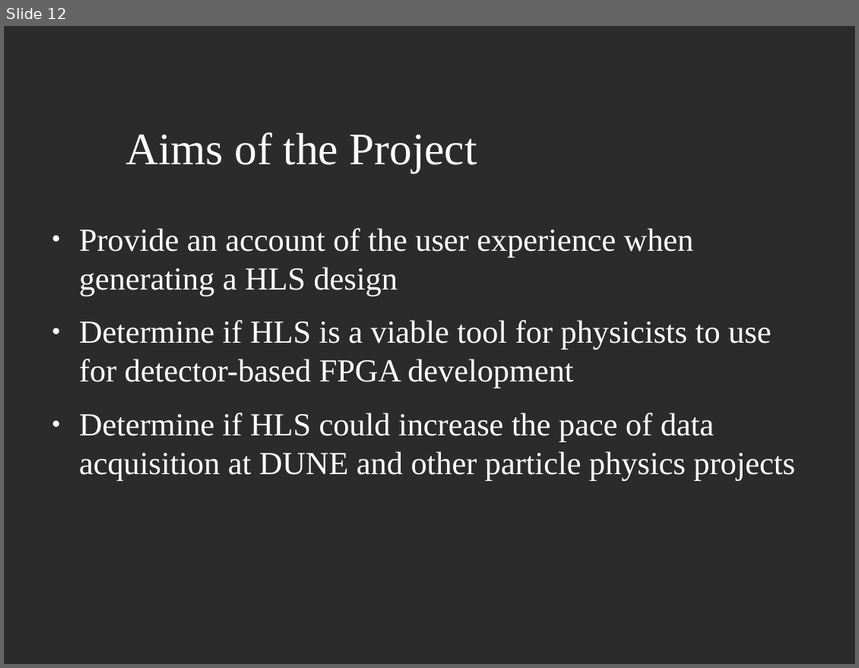
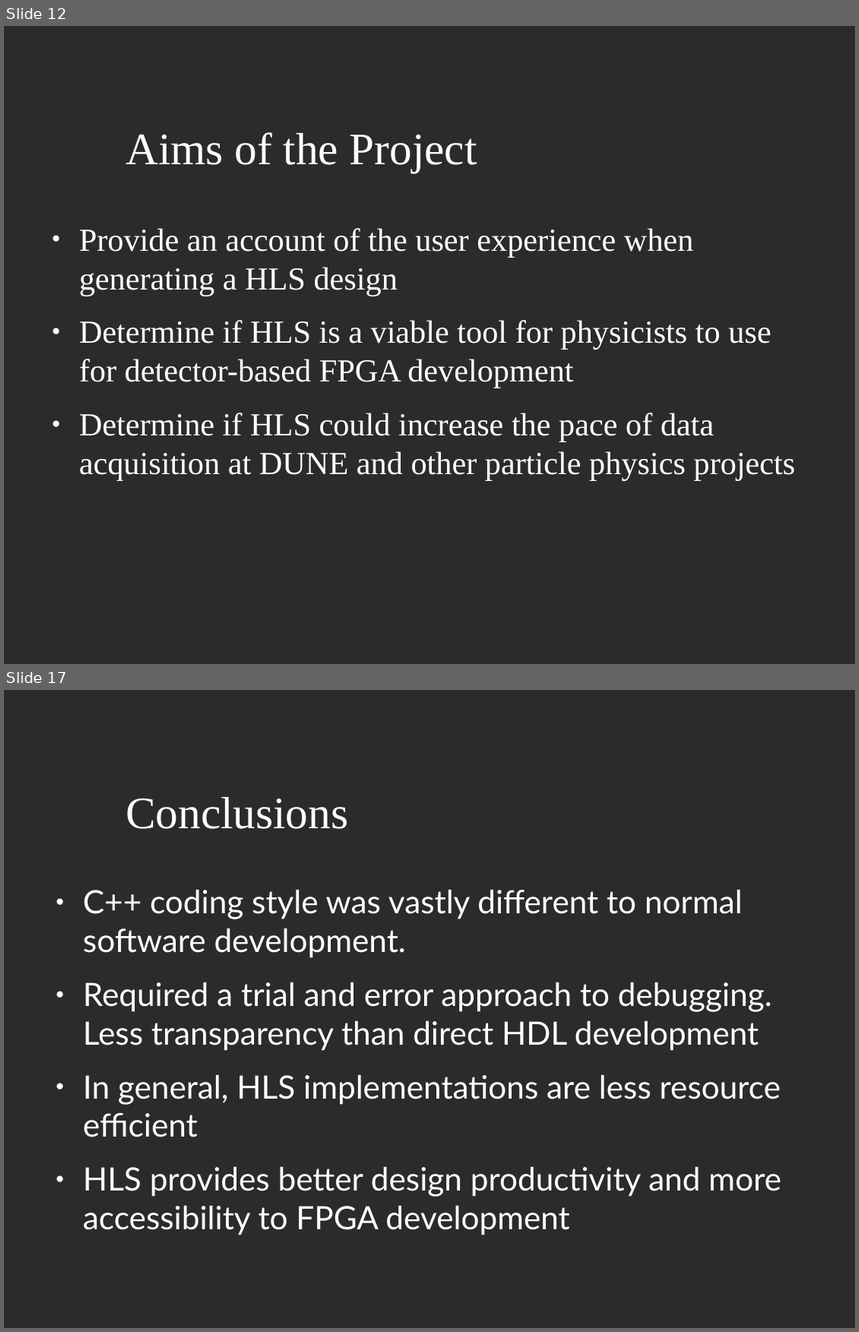
Before and after one commit to JoshCodesPhysics/dune_project, a slide deck: dune_notes/dune_pres/dune_project_pres.odp. Shown one above the other, each under a label of ours: slide 12 before the commit, slides 12 and 17 after it; the slides between them are not shown. The pictures are 859x668 and 859x1332 pixels, drawn with LibreOffice and Linux fonts; fonts in the diff are those of the drawing; background and template pictures are left out; a plain dark background stands for a picture behind light text. Boxes give left, top, right and bottom in pixels: in the first picture for what was removed or moved away, otherwise in the second. Text is boxed around its words. In the diff, an @@ line names an element or a change of style, - is before the commit and + after.

```diff
--- a/dune_notes/dune_pres/dune_project_pres.odp
+++ b/dune_notes/dune_pres/dune_project_pres.odp
@@ slide 17 added at [4, 690, 855, 1328], background picture (left out) @@
@@ title added at [126, 797, 348, 829], 42 pt, text #FFFFFF @@
+Conclusions
@@ text added at [83, 890, 781, 1236], 30 pt, text #FFFFFF @@
+● C++ coding style was vastly different to normal software development.
+● Required a trial and error approach to debugging. Less transparency than direct HDL development
+● In general, HLS implementations are less resource efficient
+● HLS provides better design productivity and more accessibility to FPGA development
```
Also in this commit, not shown: 2 slides changed, 5 other slides added, 3 slides removed, 1 other file.
